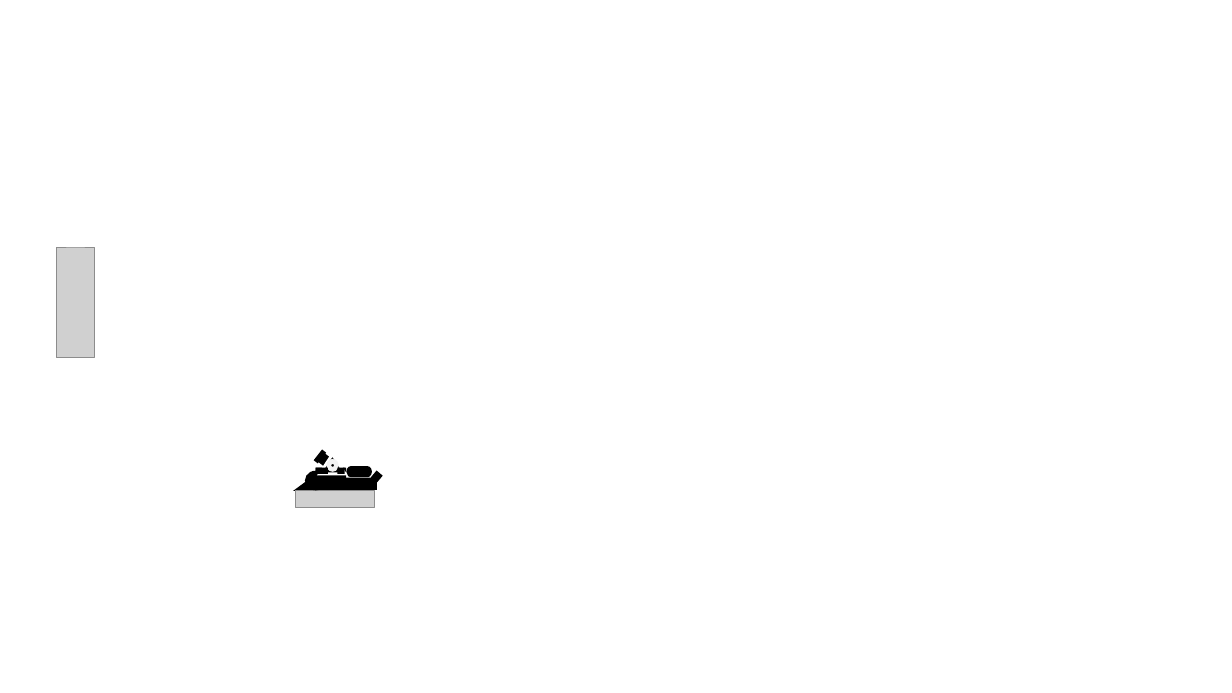
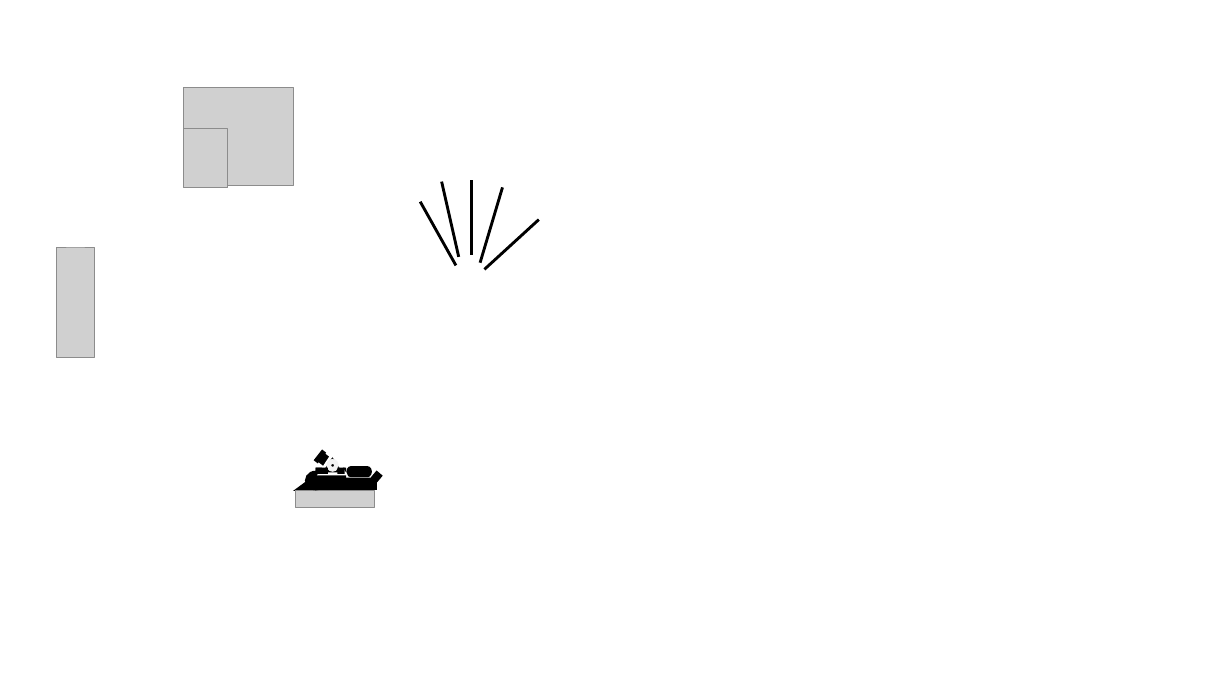
Before and after one commit to alexliuhust/JS_ChessGames, a slide deck: slide 2 of image process/drawings.pptx. Drawn at 1232x693 pixels with LibreOffice and Linux fonts; fonts in the diff are those of the drawing; grey boxes stand for pictures. Boxes give left, top, right and bottom in pixels: in the first picture for what was removed or moved away, otherwise in the second. Text is boxed around its words. In the diff, an @@ line names an element or a change of style, - is before the commit and + after.

```diff
--- a/image process/drawings.pptx
+++ b/image process/drawings.pptx
@@ picture added at [183, 88, 293, 187] @@
@@ picture added at [183, 128, 227, 188] @@
@@ group added at [421, 180, 539, 270]: 5 lines @@
```
Also in this commit, not shown: 2 other slides changed, 8 other files.
